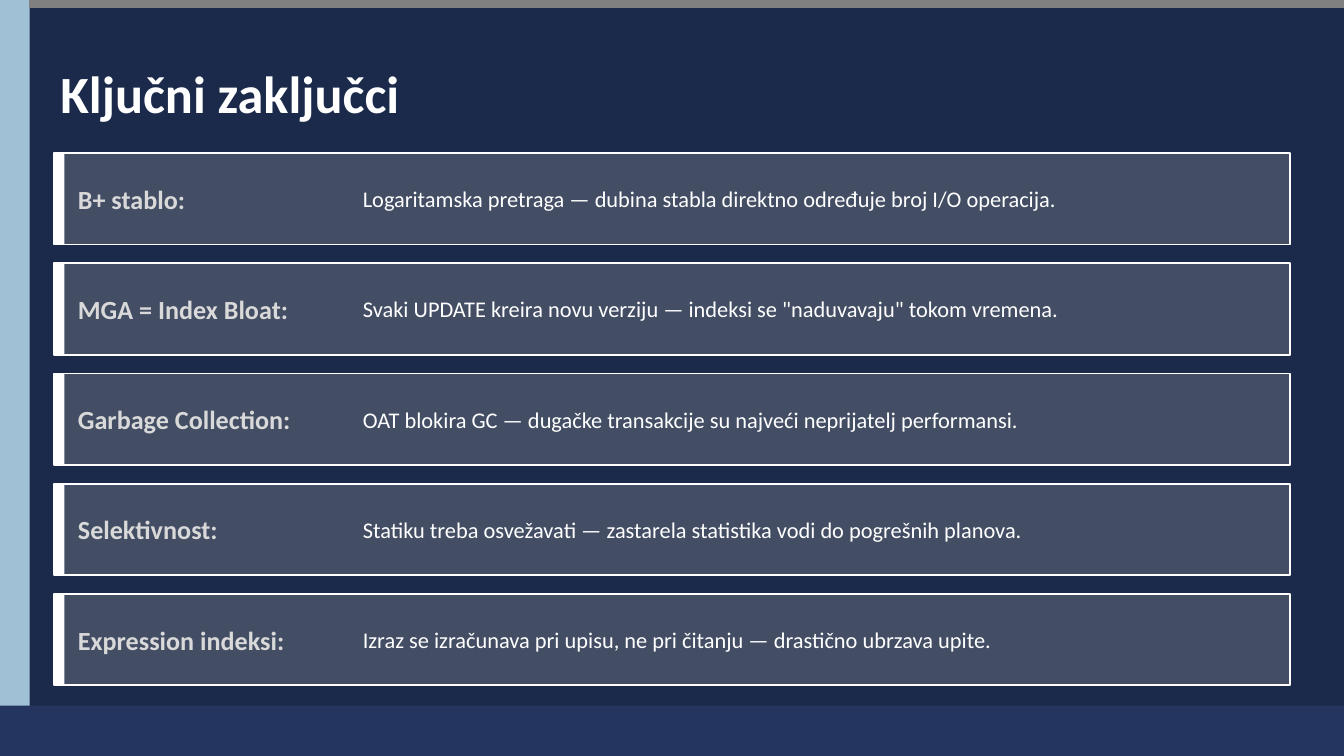
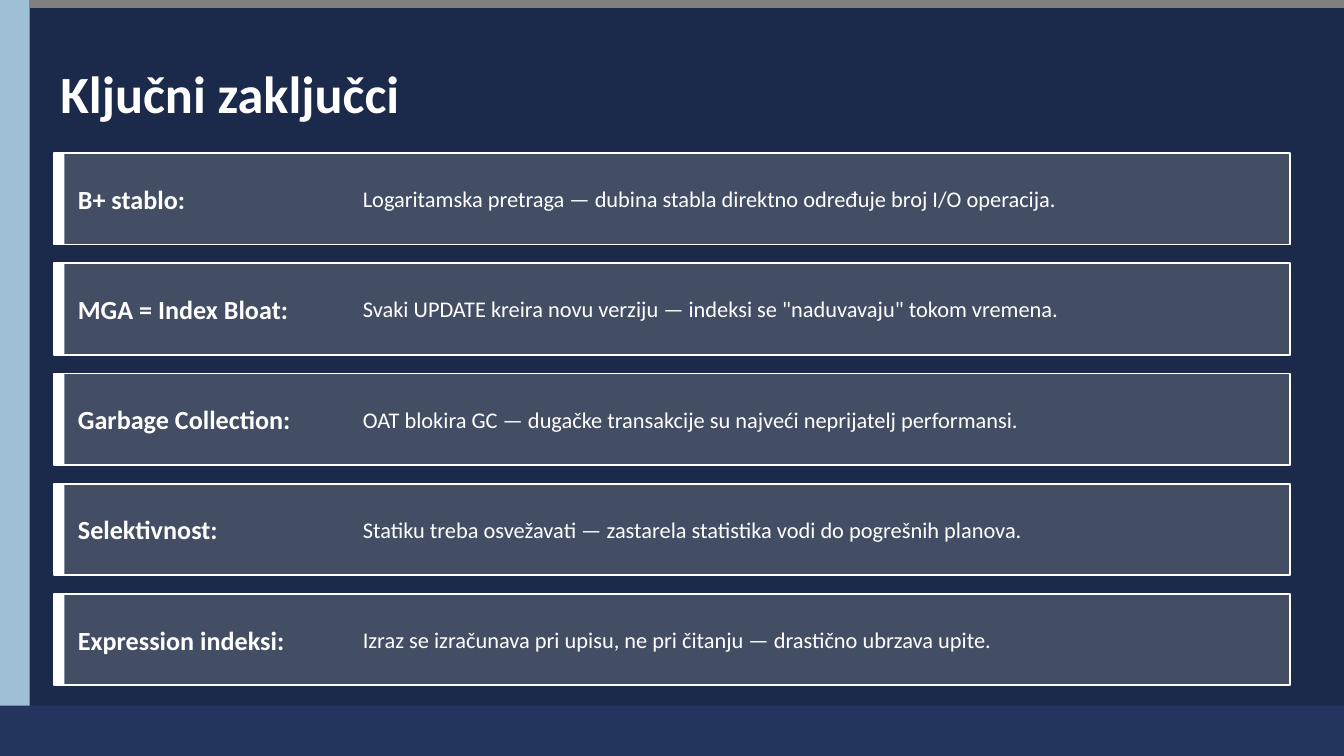
Before and after one commit to jefimija-stamenovic/subp, a slide deck: slide 12 of seminarski-1/Interna struktura i organizacija indeksa u Firebird bazi podataka.pptx. Drawn at 1344x756 pixels with LibreOffice and Linux fonts; fonts in the diff are those of the drawing. Boxes give left, top, right and bottom in pixels: in the first picture for what was removed or moved away, otherwise in the second. Text is boxed around its words. In the diff, an @@ line names an element or a change of style, - is before the commit and + after.

```diff
--- a/seminarski-1/Interna struktura i organizacija indeksa u Firebird bazi podataka.pptx
+++ b/seminarski-1/Interna struktura i organizacija indeksa u Firebird bazi podataka.pptx
@@ text colour #D9D9D9 to #FFFFFF in 5 elements at (x1=78, y1=190, x2=185, y2=209), (x1=78, y1=300, x2=288, y2=319), (x1=78, y1=410, x2=290, y2=434), (x1=78, y1=520, x2=218, y2=539), (x1=78, y1=631, x2=284, y2=654) @@
```
Also in this commit, not shown: 6 other slides changed, 2 other files.
